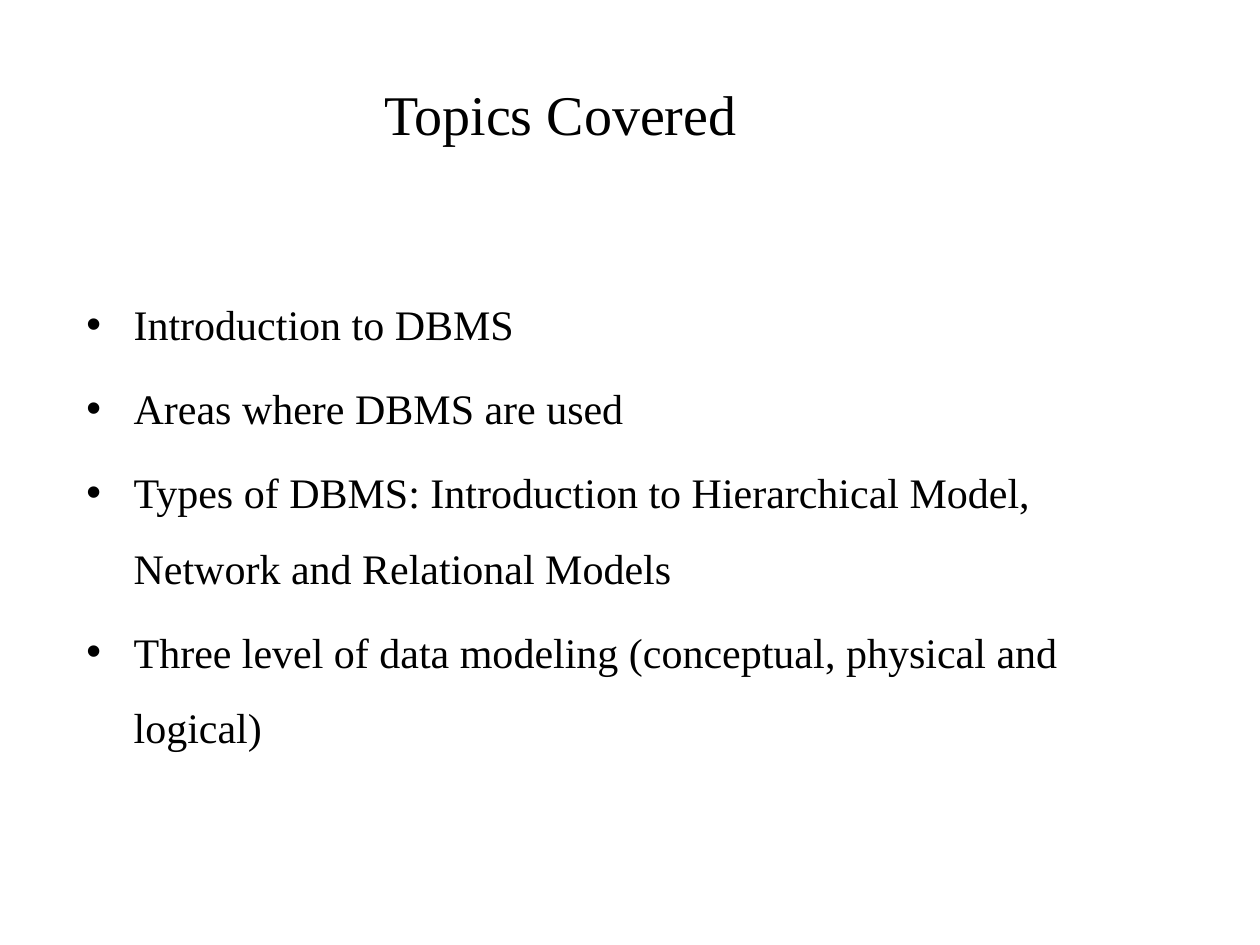
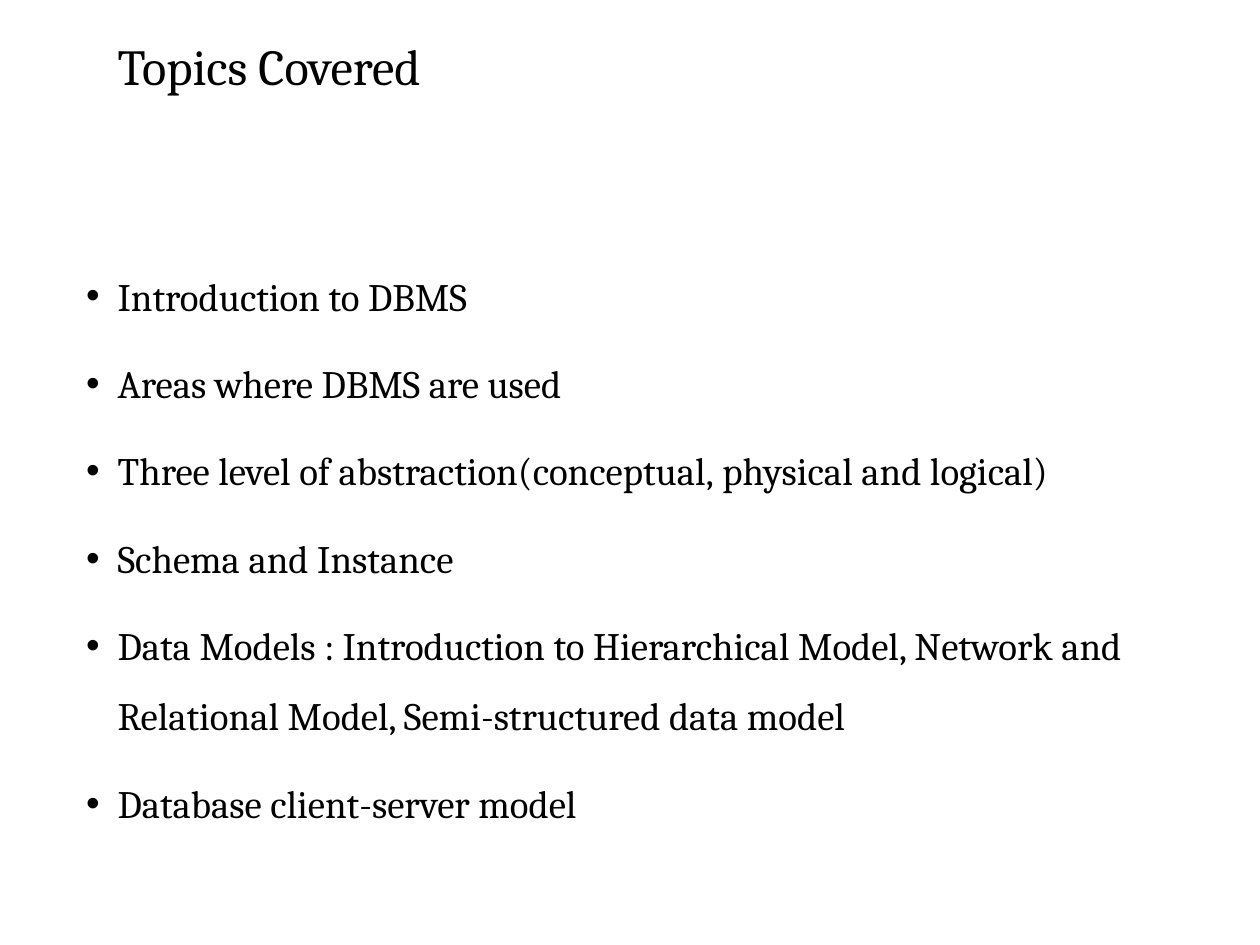
Before and after one commit to pankajfri/Training-Materials, a slide deck: slide 2 of _Old_Materials/Database Technologies/Session1.pptx. Drawn at 1260x945 pixels with LibreOffice and Linux fonts; fonts in the diff are those of the drawing; background and template pictures are left out. Boxes give left, top, right and bottom in pixels: in the first picture for what was removed or moved away, otherwise in the second. Text is boxed around its words. In the diff, an @@ line names an element or a change of style, - is before the commit and + after.

Commit message:
dbms

```diff
--- a/_Old_Materials/Database Technologies/Session1.pptx
+++ b/_Old_Materials/Database Technologies/Session1.pptx
@@ title "Topics Covered": place and size @@
-title "Topics Covered" at box(384, 96, 737, 145)
+title "Topics Covered" at box(118, 50, 420, 96)
@@ title "Topics Covered" at box(118, 50, 420, 96): size 32 to 28.8 pt, font Times New Roman to Cambria; alignment centre to left; line spacing 1 to 0.9 @@
@@ text "Introduction to DBMS": place and size @@
-text "Introduction to DBMS" at box(134, 311, 1058, 752)
+text "Introduction to DBMS" at box(118, 284, 1121, 819)
@@ text at box(118, 284, 562, 399): size 24 to 22.2 pt, font Times New Roman to Cambria in "Introduction to DBMS", "Areas where DBMS are used"; indent changed; more space between paragraphs @@
@@ text at box(118, 457, 1121, 819): text changed; size 24 to 22.2 pt; font Times New Roman to Cambria @@
-• Types of DBMS: Introduction to Hierarchical Model, Network and Relational Models
-• Three level of data modeling (conceptual, physical and logical)
+• Three level of abstraction(conceptual, physical and logical)
+• Schema and Instance
+• Data Models : Introduction to Hierarchical Model, Network and Relational Model, Semi-structured data model
+• Database client-server model
```
Also in this commit, not shown: 19 other slides changed, 1 slide added, 1 slide removed, 30 other files.
